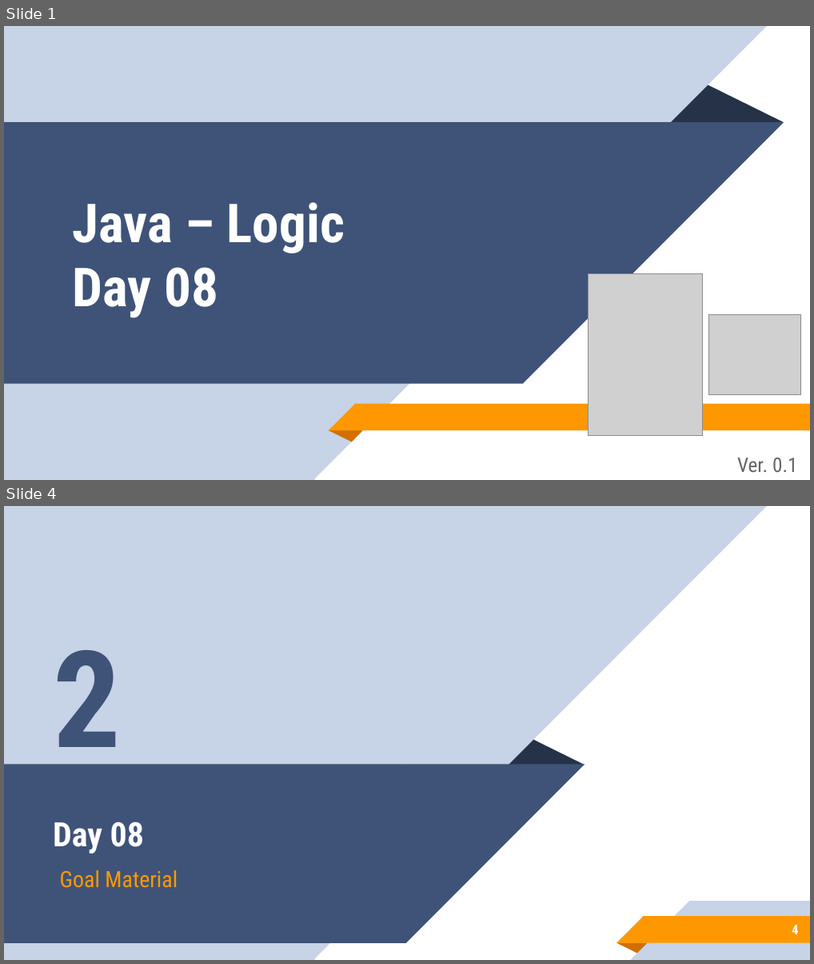
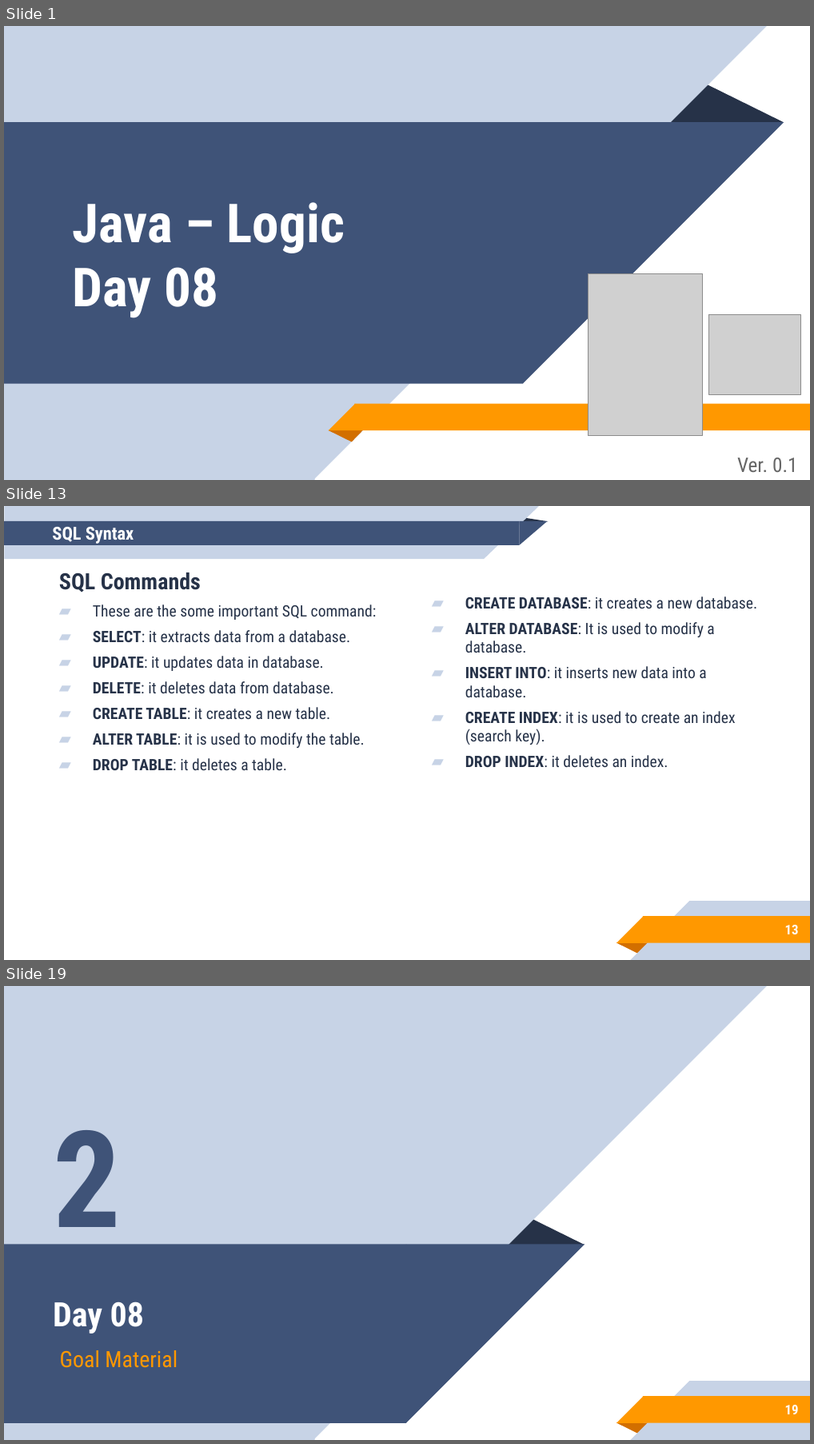
Before and after one commit to aronipurwanto/materi-xa, a slide deck: java/java-logic/Slide-Java-Logic-08.pptx. Shown one above the other, each under a label of ours: slides 1 and 4 before the commit, slides 1, 13 and 19 after it; the slides between them are not shown. The pictures are 814x964 and 814x1444 pixels, drawn with LibreOffice and Linux fonts; fonts in the diff are those of the drawing; grey boxes stand for pictures. Boxes give left, top, right and bottom in pixels: in the first picture for what was removed or moved away, otherwise in the second. Text is boxed around its words. In the diff, an @@ line names an element or a change of style, - is before the commit and + after.

```diff
--- a/java/java-logic/Slide-Java-Logic-08.pptx
+++ b/java/java-logic/Slide-Java-Logic-08.pptx
@@ slide 13 added at bbox=[4, 506, 810, 960], background #FFFFFF; not listed: 5 template elements that a slide beside it also shows @@
@@ title added at bbox=[52, 527, 134, 544], 16 pt, text #FFFFFF, bold @@
+SQL Syntax
@@ group added at bbox=[4, 506, 548, 560]: 2 rectangles, 2 right triangles, 1 triangle @@
@@ text added at bbox=[59, 572, 377, 770], 14 pt, text #263248 @@
+SQL Commands
+▰ These are the some important SQL command:
+▰ SELECT: it extracts data from a database.
+▰ UPDATE: it updates data in database.
+▰ DELETE: it deletes data from database.
+▰ CREATE TABLE: it creates a new table.
+▰ ALTER TABLE: it is used to modify the table.
+▰ DROP TABLE: it deletes a table.
@@ text added at bbox=[466, 596, 758, 767], 14 pt, text #263248 @@
+▰ CREATE DATABASE: it creates a new database.
+▰ ALTER DATABASE: It is used to modify a database.
+▰ INSERT INTO: it inserts new data into a database.
+▰ CREATE INDEX: it is used to create an index (search key).
+▰ DROP INDEX: it deletes an index.
@@ page number added at bbox=[786, 924, 799, 934], 12 pt, text #FFFFFF, bold @@
+13
@@ what was slide 4 is now slide 19 @@
@@ page number at bbox=[786, 1404, 799, 1414]: text changed @@
-4
+19
```
Also in this commit, not shown: 1 slide changed, 15 other slides added, 1 slide removed, 21 other files.
